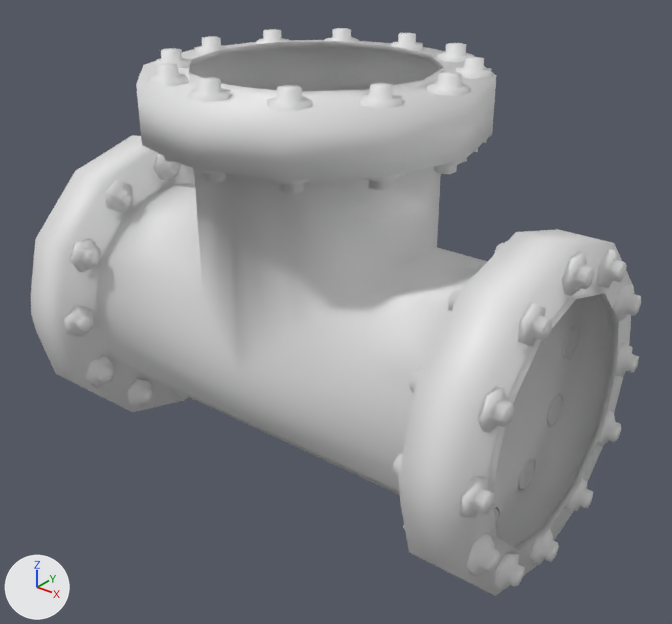
An edit to the FBX model TempoAction/Assets/Others/Background/BGDummy/LBH/Mesh/Pipe/M_PipeModularThreeway001.fbx, drawn before and after from the same camera.
Both versions are drawn from a camera (50 mm lens) standing at (2.25, -2.69, 2.39) and looking at (0.1, 0.0, 0.72). The axes (+X, +Y, +Z) are drawn at lower left. The lights are the same throughout. Materials are left out; every surface is plain grey. Where no turn or scale is listed for an object, it has been applied to the vertices.

Names of what the first picture shows: 'M_PipeModularThreeway001'.
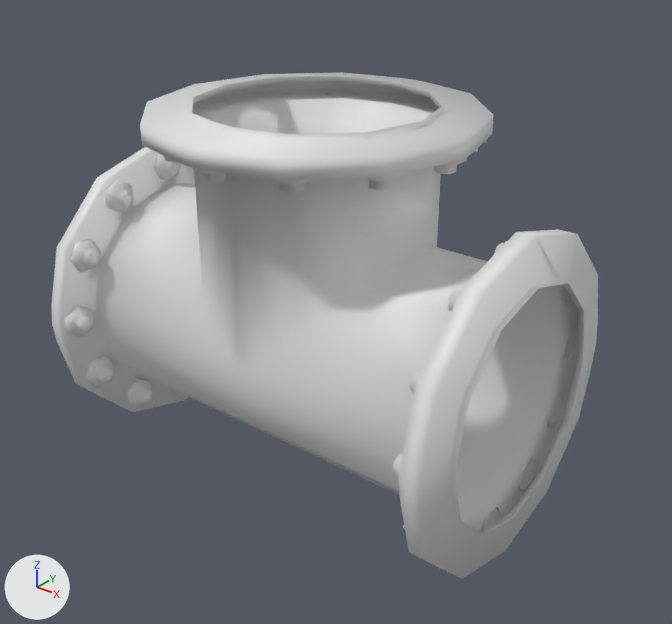
What differs and where, as boxes (x1, y1, x2, y2) in the pictures (672 x 624 px; the box of a moved part takes in the faces that stretch with it):
'M_PipeModularThreeway001', reshaped (10% narrower, 11% shorter): before (31, 28, 641, 596); after (51, 72, 598, 579)
part 1 of me_mesh, deleted: before (148, 28, 641, 590)
part 2 of me_mesh, moved or reshaped: before (31, 40, 632, 596); after (51, 72, 598, 579)

What the commit changed:
me_mesh is used by ob_m_pipemodularthreeway001; location (0.0, 0.0, 0.535).
me_mesh had 2063 vertices, 1968 faces and spanned x -1.15..1.16, y -0.65..0.65, z -0.6..1.21.
me_mesh now has 1163 vertices, 1104 faces and spans x -0.97..0.98, y -0.65..0.65, z -0.6..1.04.
me_mesh part 1: 36 loose pieces with 900 vertices, spanning x -1.15..1.16, y -0.63..0.64, z -0.56..1.21, are deleted.
Part 2, on me_mesh:
48 vertices in x 1.09..1.12, y -0.65..0.65, z -0.6..0.72 move by (-0.14, 0.0, 0.0).
48 vertices in x -1.12..-1.09, y -0.65..0.65, z -0.6..0.72 move by (0.15, 0.0, 0.0).
32 vertices in x -0.66..0.66, y -0.65..0.65, z 1.16 move by (0.0, 0.0, -0.15).
16 vertices in x -0.48..0.48, y -0.46..0.46, z 1.18 move by (0.0, 0.0, -0.14).
